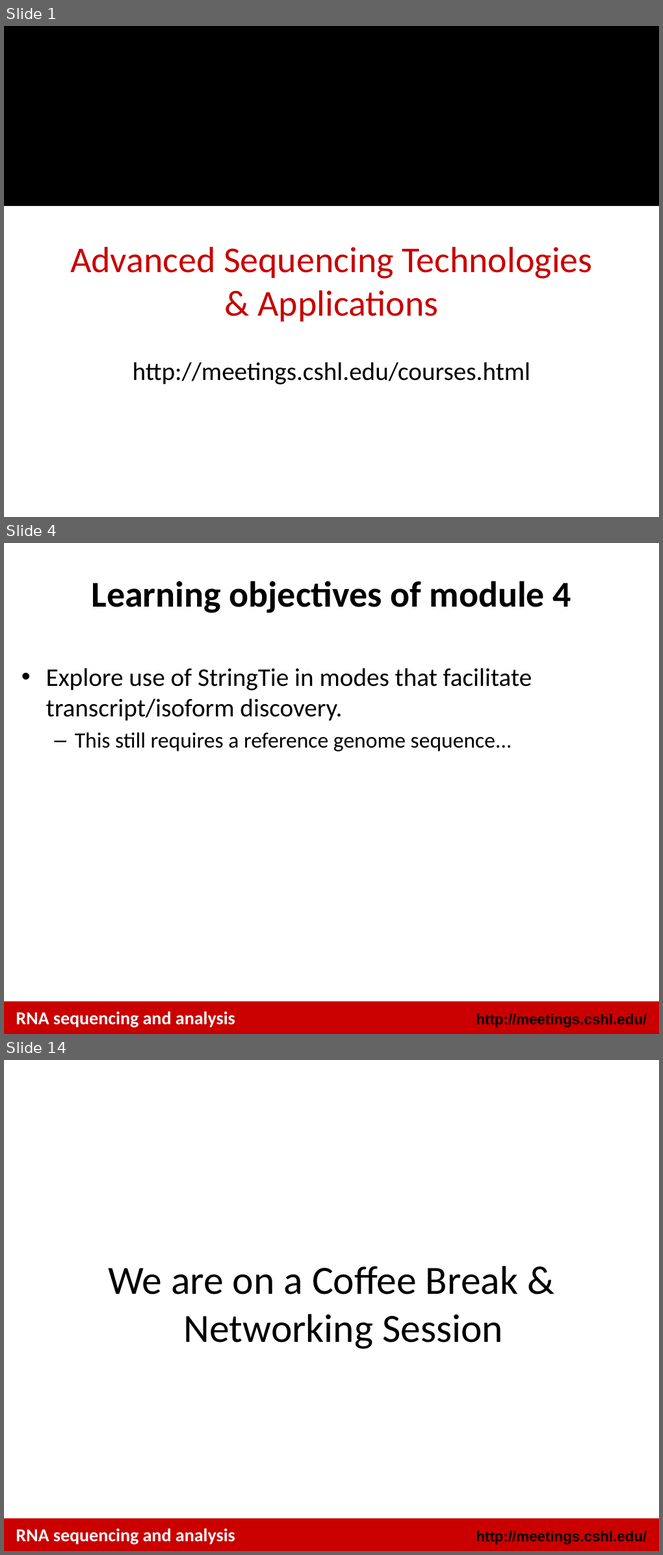
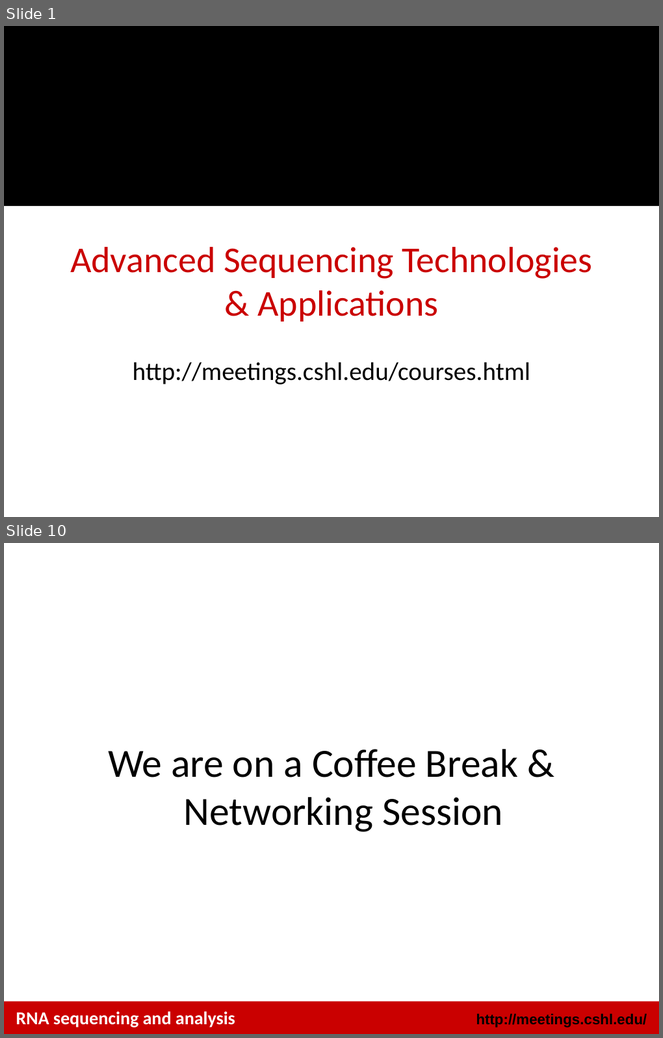
Before and after one commit to griffithlab/rnaseq_tutorial_wiki, a slide deck: LectureFiles/cshl/2018/RNASeq_Module4_Lecture.pptx. Shown one above the other, each under a label of ours: slides 1, 4 and 14 before the commit, slides 1 and 10 after it; the slides between them are not shown. The pictures are 663x1555 and 663x1038 pixels, drawn with LibreOffice and Linux fonts; fonts in the diff are those of the drawing; background and template pictures are left out. Boxes give left, top, right and bottom in pixels: in the first picture for what was removed or moved away, otherwise in the second. Text is boxed around its words. In the diff, an @@ line names an element or a change of style, - is before the commit and + after.

```diff
--- a/LectureFiles/cshl/2018/RNASeq_Module4_Lecture.pptx
+++ b/LectureFiles/cshl/2018/RNASeq_Module4_Lecture.pptx
@@ slide 4 removed at [4, 543, 659, 1034], background #FFFFFF; not listed: 2 template elements that a slide beside it also shows @@
@@ title removed at [91, 581, 571, 613] @@
-Learning objectives of module 4
@@ text removed at [46, 668, 532, 752] @@
-• Explore use of StringTie in modes that facilitate transcript/isoform discovery.
-  – This still requires a reference genome sequence...
@@ text removed at [16, 1012, 235, 1028] @@
-RNA sequencing and analysis
@@ what was slide 14 is now slide 10 @@
```
Also in this commit, not shown: 2 slides changed, 6 slides added, 9 other slides removed, 23 other files.
